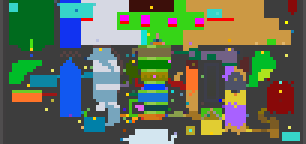
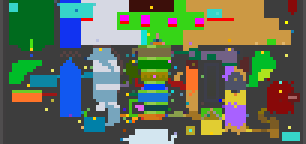
Comparing the layer stacks of the two 306 x 144 images. Changes:
painted on "biome_map.png" over [135, 54, 300, 105]
